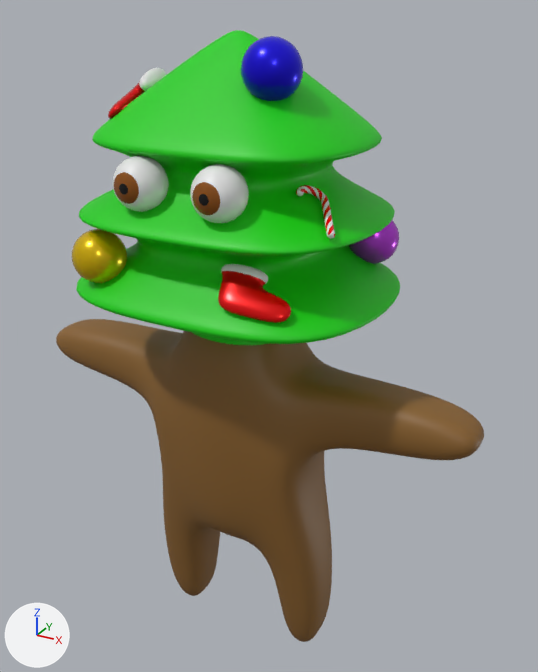
The FBX model Assets/Models/FBX-Blend/Nortree/Nortree.fbx: old version first, new version second.
Camera for both pictures: a 50 mm camera at (3.49, -5.82, 5.38) aimed at (0.18, 0.21, 2.36). Every picture has the same lights, and +X, +Y and +Z are marked at lower left. Where no turn or scale is listed for an object, it has been applied to the vertices.
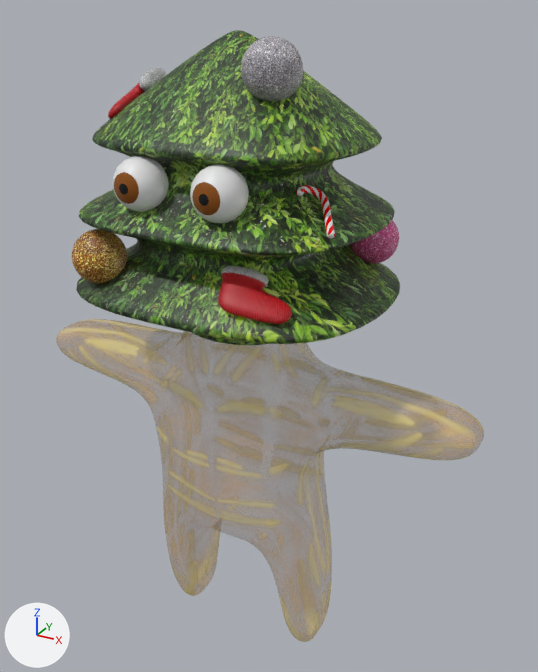
Boxes (x1, y1, x2, y2) around the edits, measured in the pictures (538 x 672 px):
'Cube', surface changed, recoloured: (56, 30, 484, 642) in both
'Calcetin', recoloured, moved, turned: before (218, 264, 291, 323); after (108, 68, 166, 119)
'Calcetin.001', recoloured, moved, turned: before (108, 68, 166, 119); after (218, 266, 292, 324)
'Sphere.003', recoloured (blue to grey): (241, 36, 303, 101) in both
'Sphere.004', recoloured (yellow to brown): (72, 229, 127, 284) in both
'Sphere', recoloured (purple to brown): (349, 220, 399, 264) in both
part 1 of me_cube_001, surface changed: before (56, 30, 484, 642); after (59, 30, 484, 642)

Patch to the scene script:
```diff
--- a/Assets/Models/FBX-Blend/Nortree/Nortree.fbx.py
+++ b/Assets/Models/FBX-Blend/Nortree/Nortree.fbx.py
@@ mat_arbol @@
 mat_arbol = principled_material('Arbol')
-mat_arbol.base_color = (0.00438, 0.627, 0.0)  # green #0ecf00
+mat_arbol.texture = img_textura_hojas_jpg
@@ mat_cuerpo @@
+mat_cuerpo = bpy.data.materials.new('Cuerpo')
+# uses the picture img_pokemoninviernouvs_png
@@ me_cube_001 @@
 me_cube_001.from_pydata(...)  # 8226 vertices, 8224 faces; spans x -2.42..2.42, y -1.27..1.14, z -2.39..4.03
+# me_cube_001 part 1: texture (UV) coordinates of 8224 of 8224 faces, centred in x -2.41..2.41, y -1.26..1.14, z -2.38..4.03, changed; they spanned u 0.0..1.0, v 0.2..0.99 and now span u -0.92..1.95, v -0.09..1.48
 me_cube_001.materials.append(mat_arbol)
-me_cube_001.materials.append(mat_tronco)  # brown #885f2a
+me_cube_001.materials.append(mat_cuerpo)
@@ me_sphere_003 @@
 me_sphere_003.from_pydata(...)  # 482 vertices, 512 faces; spans x -0.243..0.243, y -0.243..0.243, z -0.243..0.243
-me_sphere_003.materials.append(mat_azul)  # blue #1400e7
+me_sphere_003.materials.append(mat_material_005)  # picture img_bola_gris_jpg
@@ me_sphere_004 @@
 me_sphere_004.from_pydata(...)  # 482 vertices, 512 faces; spans x -0.243..0.243, y -0.243..0.243, z -0.243..0.243
-me_sphere_004.materials.append(mat_amarillo)  # yellow #e7c100
+me_sphere_004.materials.append(mat_material_001)  # picture img_bola_amarilla_jpg
@@ me_sphere @@
 me_sphere.from_pydata(...)  # 482 vertices, 512 faces; spans x -0.243..0.243, y -0.243..0.243, z -0.243..0.243
-me_sphere.materials.append(mat_morado)  # purple #c542e7
+me_sphere.materials.append(mat_material_003)  # picture img_bola_rosa_jpg
@@ me_cube_002 @@
+me_cube_002.from_pydata(...)  # 1410 vertices, 1408 faces; spans x -0.366..0.502, y -0.103..0.103, z -0.321..0.232
+# faces by material slot: [576, 832]
+me_cube_002.materials.append(mat_material_007)  # picture img_lana_jpg
+me_cube_002.materials.append(mat_material_006)  # picture img_tela_roja_jpg
@@ ob_calcetin @@
 ob_calcetin = bpy.data.objects.new('Calcetin', me_cube_003)
-ob_calcetin.location = (0.64, -0.95, 3.32)
-ob_calcetin.rotation_euler = (-0.899, 0.125, 0.186)  # degrees (-52, 7.2, 11)
+ob_calcetin.location = (-0.85, -0.28, 4.72)
+ob_calcetin.rotation_euler = (-0.875, 0.215, -1.4)  # degrees (-50, 12, -80)
 ob_calcetin.scale = (0.777, 0.777, 0.777)
@@ ob_calcetin_001 @@
-ob_calcetin_001 = bpy.data.objects.new('Calcetin.001', me_cube_004)
-ob_calcetin_001.location = (-0.85, -0.28, 4.72)
-ob_calcetin_001.rotation_euler = (-0.875, 0.215, -1.4)  # degrees (-50, 12, -80)
+ob_calcetin_001 = bpy.data.objects.new('Calcetin.001', me_cube_002)
+ob_calcetin_001.location = (0.64, -0.95, 3.31)
+ob_calcetin_001.rotation_euler = (-0.954, 0.139, 0.212)  # degrees (-55, 8, 12)
 ob_calcetin_001.scale = (0.777, 0.777, 0.777)
```
